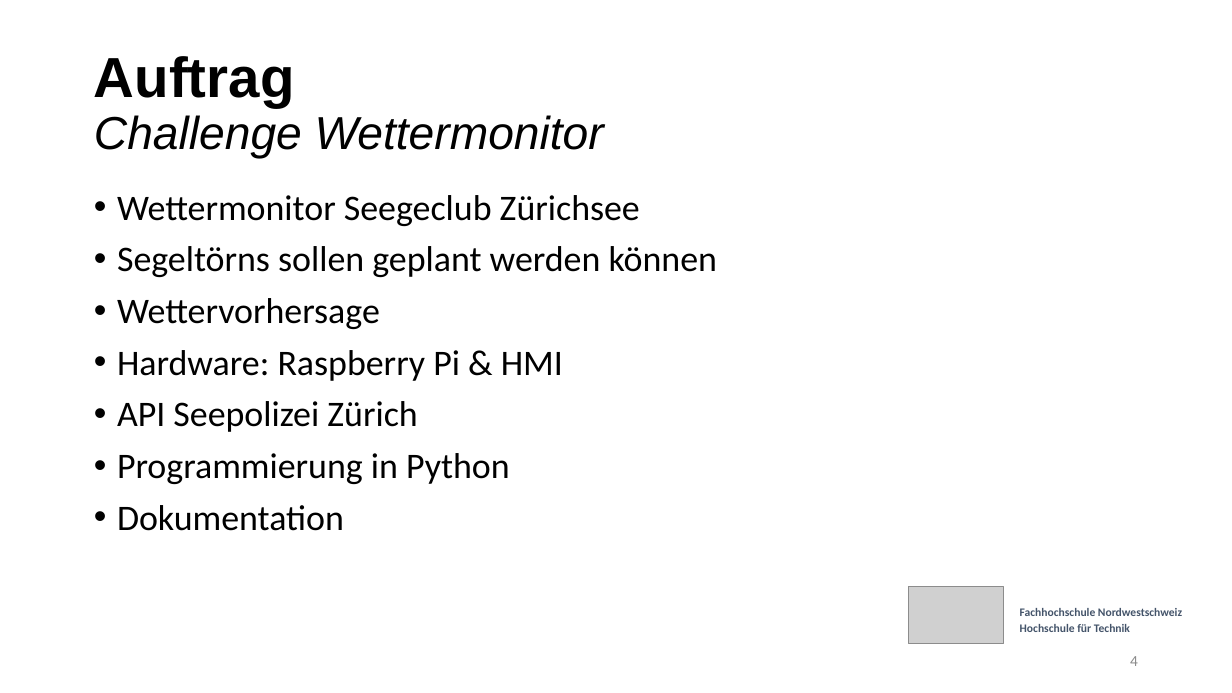
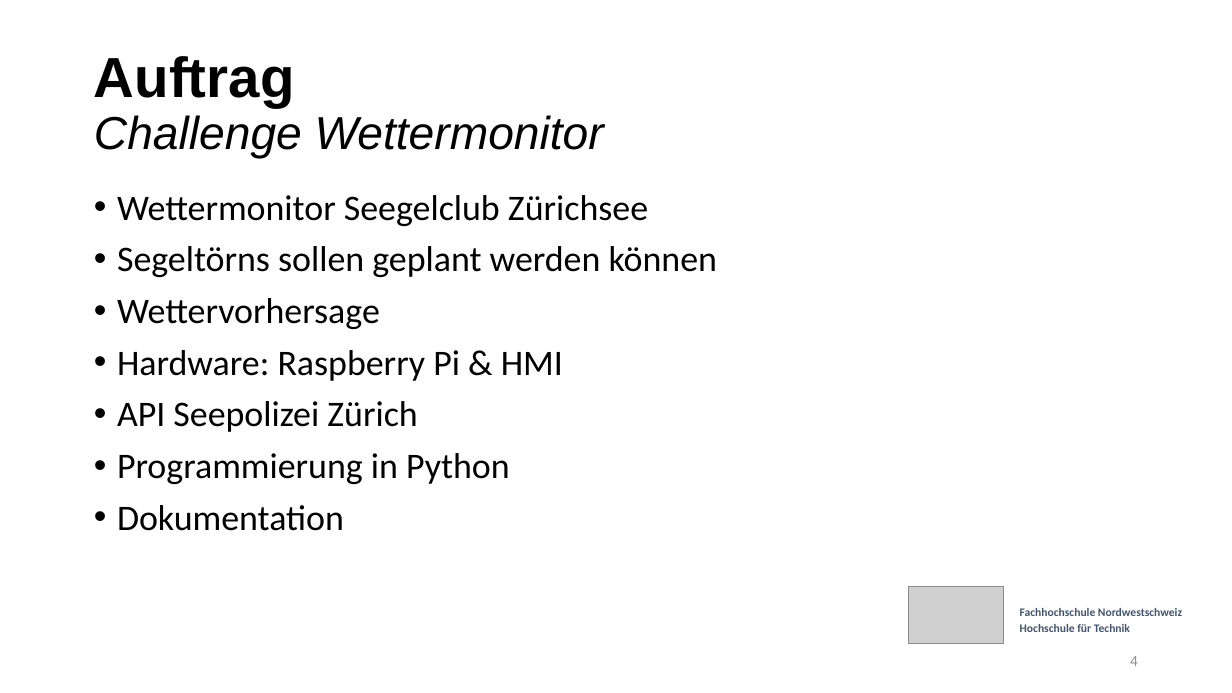
Before and after one commit to etiiiR/FHNW_Wettermonitor, a slide deck: slide 4 of Powerpoint v3.pptx. Drawn at 1232x693 pixels with LibreOffice and Linux fonts; fonts in the diff are those of the drawing; grey boxes stand for pictures. Boxes give left, top, right and bottom in pixels: in the first picture for what was removed or moved away, otherwise in the second. Text is boxed around its words. In the diff, an @@ line names an element or a change of style, - is before the commit and + after.

Commit message:
typo + Folie fürs routing

```diff
--- a/Powerpoint v3.pptx
+++ b/Powerpoint v3.pptx
@@ text at bbox=[117, 195, 648, 226]: text changed @@
-• Wettermonitor Seegeclub Zürichsee
+• Wettermonitor Seegelclub Zürichsee
```
Also in this commit, not shown: 9 other slides changed, 1 slide added.
